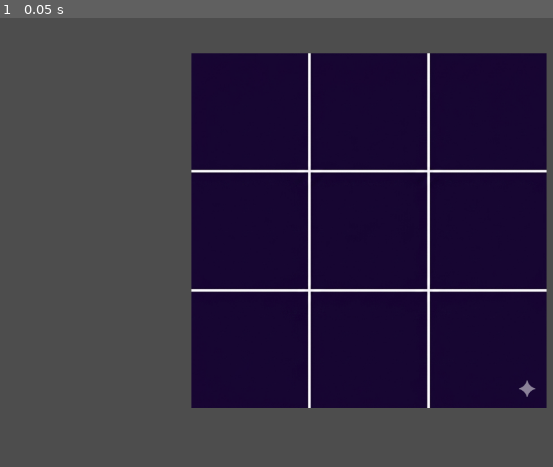
Above: before the commit, frame 1.
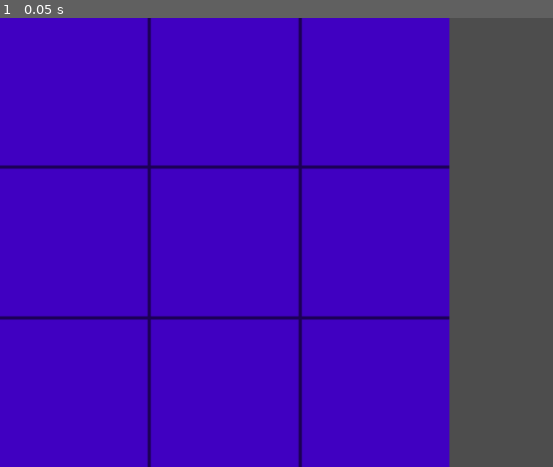
Above: after the commit, the same moment.

Repository: speed987185/Mini-Game-Hub
Game: Godot game, scene res://scenes/tic_tac_toe.tscn
Two runs of this game, one before a commit and one after it. Both use one fixed random seed, a clock stepped at 60 frames per second and the inputs below. This scene is started directly instead of the project's main scene.
Inputs:
- Up to frame 1 (0.05 s): no input

The runs differ from the first frame. In frame 1, 95% of the frame differs, in the area x 0-99%, y 0-100%.

Commit message:
added a mouse click pointer event that detects where in which grid we clikced like in matrix 0,1 0,2 typa thing

Diff:
--- a/scenes/tic_tac_toe.tscn
+++ b/scenes/tic_tac_toe.tscn
@@ -6,6 +6,6 @@
 [node name="Tic_Tac_Toe" type="Node" unique_id=1566595643]
 script = ExtResource("1_etyx0")
 
-[node name="Board" parent="." unique_id=1510876652 instance=ExtResource("2_8h2lu")]
-position = Vector2(532, 307)
-scale = Vector2(0.5, 0.5)
+[node name="Board" parent="." unique_id=134556182 instance=ExtResource("2_8h2lu")]
+position = Vector2(324, 324)
+scale = Vector2(1.08, 1.08)
--- a/scenes/tictac_board.tscn
+++ b/scenes/tictac_board.tscn
@@ -1,7 +1,7 @@
 [gd_scene format=3 uid="uid://b3uf0ll2txjm3"]
 
-[ext_resource type="Texture2D" uid="uid://cp0yka4rsnfdo" path="res://assets/tic-tac/grid.png" id="1_64i7v"]
+[ext_resource type="Texture2D" uid="uid://c08vnp4p0ilbm" path="res://assets/tic-tac/grid (1).png" id="1_64i7v"]
 
-[node name="Board" type="Sprite2D" unique_id=1510876652]
-scale = Vector2(0.7441107, 0.76562095)
+[node name="Board" type="Sprite2D" unique_id=134556182]
+modulate = Color(0.2509804, 0, 0.75686276, 1)
 texture = ExtResource("1_64i7v")
--- a/scripts/tic_tac_toe.gd
+++ b/scripts/tic_tac_toe.gd
@@ -1,16 +1,25 @@
 extends Node
 
-
-# Called when the node enters the scene tree for the first time.
-func _ready() -> void:
-	pass # Replace with function body.
+var grid_pos : Vector2i
+var board_size : int
+var cell_size: int
 
 
-# Called every frame. 'delta' is the elapsed time since the previous frame.
+
+func _ready() -> void:
+	DisplayServer.window_set_size(Vector2i(900, 600))
+	board_size = $Board.texture.get_width()
+	cell_size = board_size / 3
+
+
+
+
 func _process(delta: float) -> void:
 	pass
 
 func _input(event):
 	if event is InputEventMouseButton:
 		if event.button_index == MOUSE_BUTTON_LEFT and event.pressed:
-			print(event.position)
+			if event.position.x < board_size:
+				grid_pos = Vector2i(event.position / cell_size)
+				print(grid_pos)
Binary file added: assets/tic-tac/grid (1).png
Not shown, added: assets/tic-tac/grid (1).png.import
